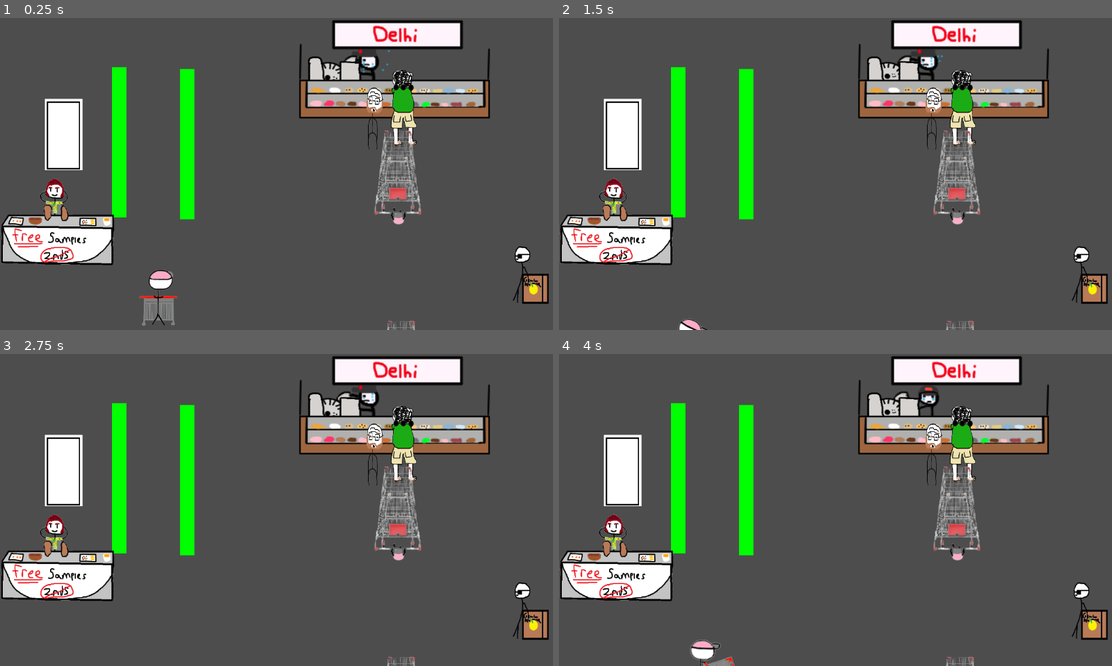
Above: before the commit, frames 1-4 (two rows, left to right).
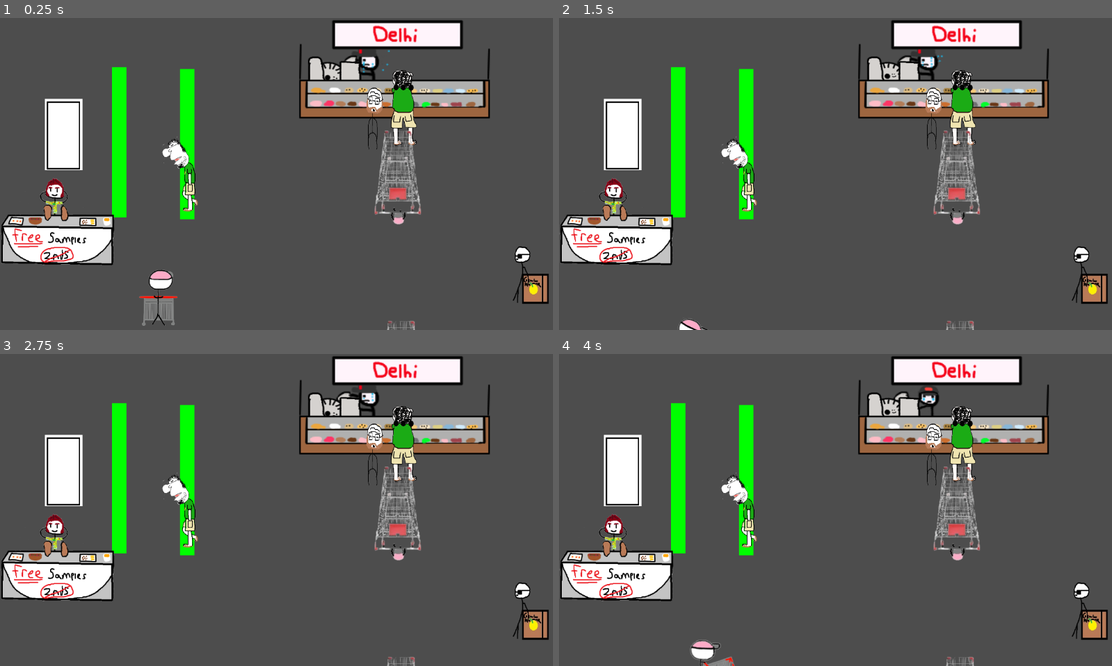
Above: after the commit, the same moments.

Repository: OwenPFC/Grocery-Game
Game: Godot game, scene res://level.tscn
The game is run twice, just before and just after one commit, with the same random seed, the same clock (stepped at 60 frames per second) and the same inputs.
Inputs (mouse positions are in pixels of both pictures, inside the frame that each line leads up to):
- Up to frame 1 (0.25 s): no input
- Up to frame 2 (1.5 s): move the mouse to (957, 158) at 0.52 s; hold D (Right) 0.53-1.28 s; tap E (Interact) at 0.6 s; move the mouse to (724, 189) at 1.27 s; hold S (Down) from 1.28 s (still down); click (724, 189) at 1.35 s
- Up to frame 3 (2.75 s): move the mouse to (331, 441) at 2.02 s; release S (Down) at 2.03 s; hold D (Right) from 2.03 s (still down); tap Space (Space) at 2.1 s
- Up to frame 4 (4 s): move the mouse to (807, 572) at 2.77 s; release D (Right) at 2.78 s; hold W (Up) 2.78-3.53 s; tap E (Interact) at 2.85 s; move the mouse to (1001, 556) at 3.52 s; hold A (Left) from 3.53 s (still down); click (1001, 556) at 3.6 s

The runs differ from the first frame. In frame 1, 0.5% of the frame differs, in the area x 29-36%, y 38-63%; in frame 2, 0.5%; in frame 3, 0.5%; in frame 4, 0.5%.
Error in both runs: Invalid access to property or key 'negotiationDone' on a base object of type 'Node (global.gd)'. (res://level.gd:166)

Commit message:
Meatman animations added

Diff:
--- a/Scopare Super The Real Attempt/deli_scene.tscn
+++ b/Scopare Super The Real Attempt/deli_scene.tscn
@@ -17,6 +17,14 @@
 [ext_resource type="Texture2D" uid="uid://c2s4y2q2mk247" path="res://Deli/temp/something4TRANS.png" id="9_5mf10"]
 [ext_resource type="Texture2D" uid="uid://57nj540kmx5j" path="res://Deli/transition/4.png" id="9_ngdud"]
 [ext_resource type="Texture2D" uid="uid://1ppmvm7ia47i" path="res://Deli/temp/something5TRANS.png" id="10_sxnma"]
+[ext_resource type="Texture2D" uid="uid://c36mismjeko5q" path="res://Deli/temp/side/meat side 1.png" id="18_t5p0e"]
+[ext_resource type="Texture2D" uid="uid://be3tqkr265wxs" path="res://Deli/temp/side/meat side 2.png" id="19_wo6qt"]
+[ext_resource type="Texture2D" uid="uid://dljidtbmwpkna" path="res://Deli/temp/side/meat side 3.png" id="20_bcxmt"]
+[ext_resource type="Texture2D" uid="uid://5ucicwoc03io" path="res://Deli/temp/side/meat side 4.png" id="21_e5hre"]
+[ext_resource type="Texture2D" uid="uid://dih8rulp4t873" path="res://Deli/temp/side/meat side 5.png" id="22_duq4u"]
+[ext_resource type="Texture2D" uid="uid://tar5cauecsg3" path="res://Deli/temp/side/meat side 6.png" id="23_cjsm7"]
+[ext_resource type="Texture2D" uid="uid://cl42hqy0j63nw" path="res://Deli/temp/side/meat side 7.png" id="24_bd1nb"]
+[ext_resource type="Texture2D" uid="uid://di4jkslyb3j7x" path="res://Deli/temp/side/meat side 8.png" id="25_2ts3f"]
 
 [sub_resource type="RectangleShape2D" id="RectangleShape2D_cqg44"]
 size = Vector2(55, 155)
@@ -113,6 +121,38 @@
 
 [sub_resource type="RectangleShape2D" id="RectangleShape2D_2mhay"]
 size = Vector2(78, 157)
+
+[sub_resource type="SpriteFrames" id="SpriteFrames_vouhe"]
+animations = [{
+"frames": [{
+"duration": 1.0,
+"texture": ExtResource("18_t5p0e")
+}, {
+"duration": 1.0,
+"texture": ExtResource("19_wo6qt")
+}, {
+"duration": 1.0,
+"texture": ExtResource("20_bcxmt")
+}, {
+"duration": 1.0,
+"texture": ExtResource("21_e5hre")
+}, {
+"duration": 1.0,
+"texture": ExtResource("22_duq4u")
+}, {
+"duration": 1.0,
+"texture": ExtResource("23_cjsm7")
+}, {
+"duration": 1.0,
+"texture": ExtResource("24_bd1nb")
+}, {
+"duration": 1.0,
+"texture": ExtResource("25_2ts3f")
+}],
+"loop": true,
+"name": &"sad_walk",
+"speed": 7.0
+}]
 
 [node name="deli_scene" type="Node2D"]
 position = Vector2(1, 0)
@@ -207,6 +247,13 @@
 offset_right = 415.0
 offset_bottom = 306.0
 autowrap_mode = 2
+
+[node name="AnimatedSprite2D" type="AnimatedSprite2D" parent="."]
+position = Vector2(353, 241)
+scale = Vector2(0.443341, 0.437801)
+sprite_frames = SubResource("SpriteFrames_vouhe")
+animation = &"sad_walk"
+frame_progress = 0.450947
 
 [connection signal="body_entered" from="meatManBody/meatMan" to="." method="_on_meat_man_body_entered"]
 [connection signal="body_exited" from="meatManBody/meatMan" to="." method="_on_meat_man_body_exited"]
Binary file added: Scopare Super The Real Attempt/Deli/temp/side/meat side 1.png
Not shown, added: Scopare Super The Real Attempt/Deli/temp/side/meat side 1.png.import
Binary file added: Scopare Super The Real Attempt/Deli/temp/side/meat side 2.png
Not shown, added: Scopare Super The Real Attempt/Deli/temp/side/meat side 2.png.import
Binary file added: Scopare Super The Real Attempt/Deli/temp/side/meat side 3.png
Not shown, added: Scopare Super The Real Attempt/Deli/temp/side/meat side 3.png.import
Binary file added: Scopare Super The Real Attempt/Deli/temp/side/meat side 4.png
Not shown, added: Scopare Super The Real Attempt/Deli/temp/side/meat side 4.png.import
Binary file added: Scopare Super The Real Attempt/Deli/temp/side/meat side 5.png
Not shown, added: Scopare Super The Real Attempt/Deli/temp/side/meat side 5.png.import
Binary file added: Scopare Super The Real Attempt/Deli/temp/side/meat side 6.png
Not shown, added: Scopare Super The Real Attempt/Deli/temp/side/meat side 6.png.import
(and 24 more such lines)
